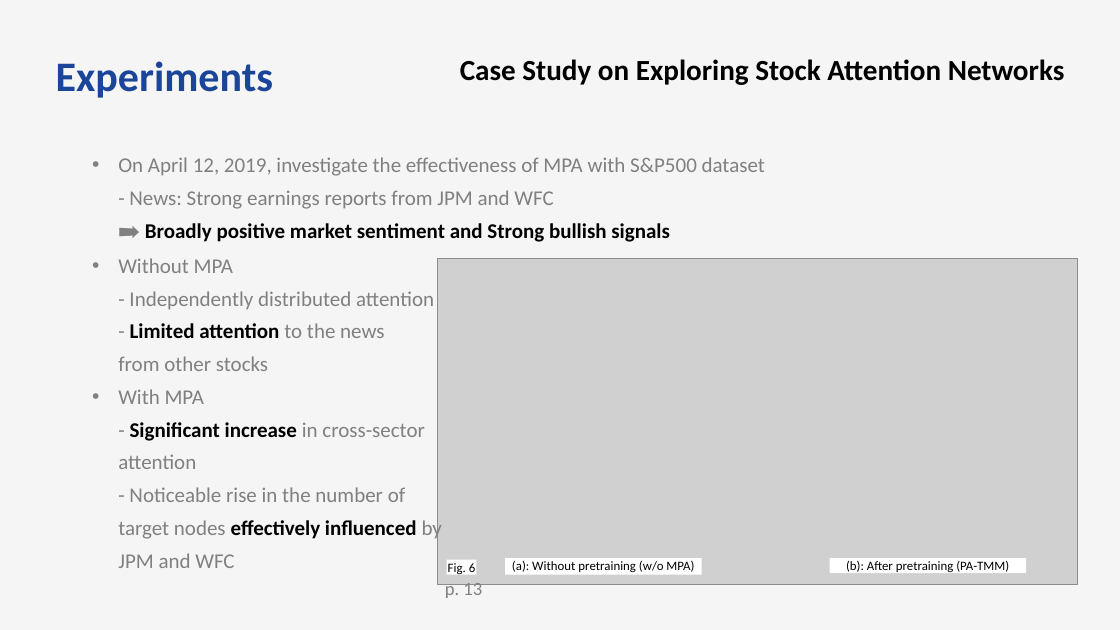
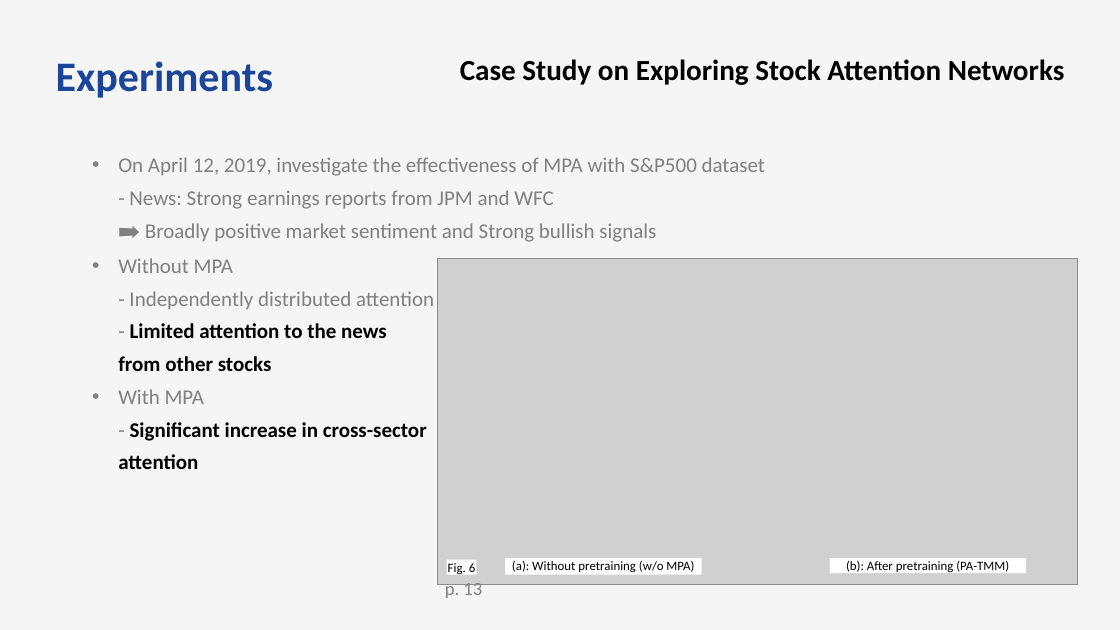
Before and after one commit to bts1991/study, a slide deck: slide 34 of 논문 Review/Others/paper_review.pptx. Drawn at 1120x630 pixels with LibreOffice and Linux fonts; fonts in the diff are those of the drawing; grey boxes stand for pictures. Boxes give left, top, right and bottom in pixels: in the first picture for what was removed or moved away, otherwise in the second. Text is boxed around its words. In the diff, an @@ line names an element or a change of style, - is before the commit and + after.

```diff
--- a/논문 Review/Others/paper_review.pptx
+++ b/논문 Review/Others/paper_review.pptx
@@ text "On April 12, 2019, investigate ..." at bbox=[118, 157, 765, 242]: text colour #000000 to #808080, bold off in "Broadly positive market sentiment and Strong bullish ..." @@
@@ text at bbox=[118, 258, 434, 371]: text colour #808080 to #000000, bold on in "to the news from other stocks" @@
@@ text at bbox=[118, 389, 427, 469]: text changed; text colour #808080 to #000000; bold on @@
-  • With MPA
-    - Significant increase in cross-sector attention
-    - Noticeable rise in the number of target nodes effectively influenced by JPM and WFC
+  • With MPA
+    - Significant increase in cross-sector attention
```
Also in this commit, not shown: 13 other slides changed, 1 other file.
